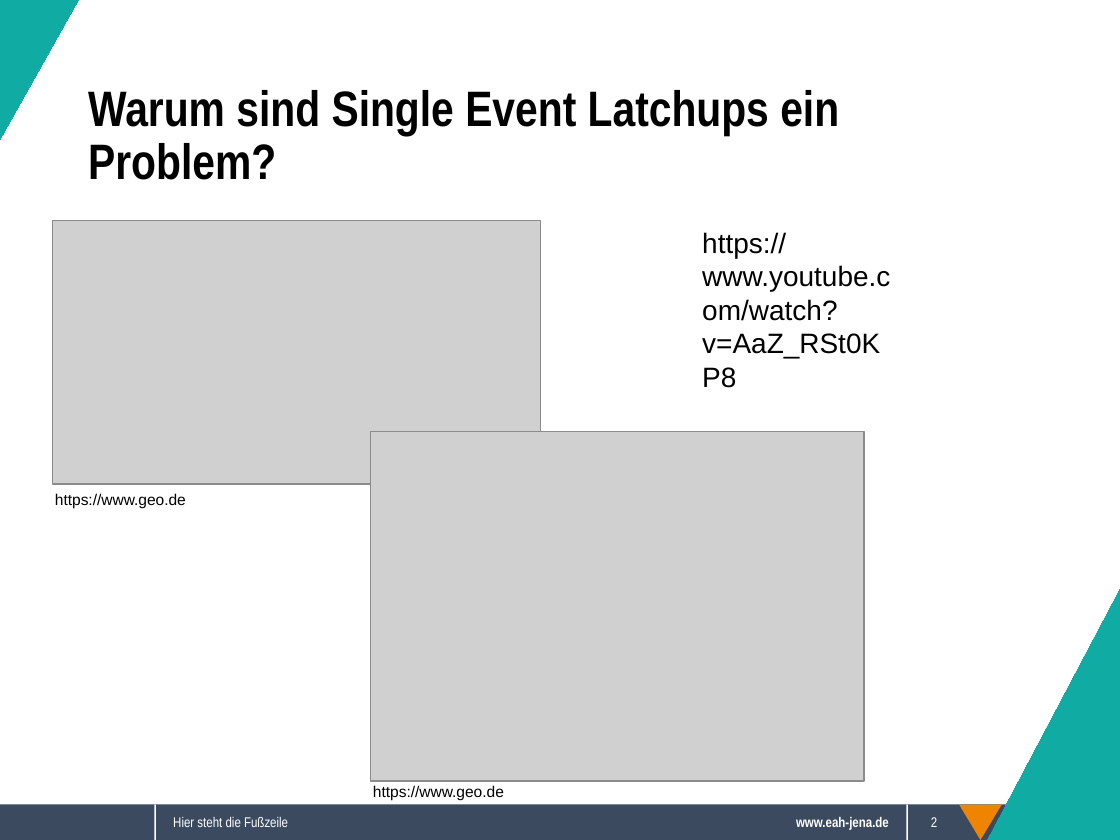
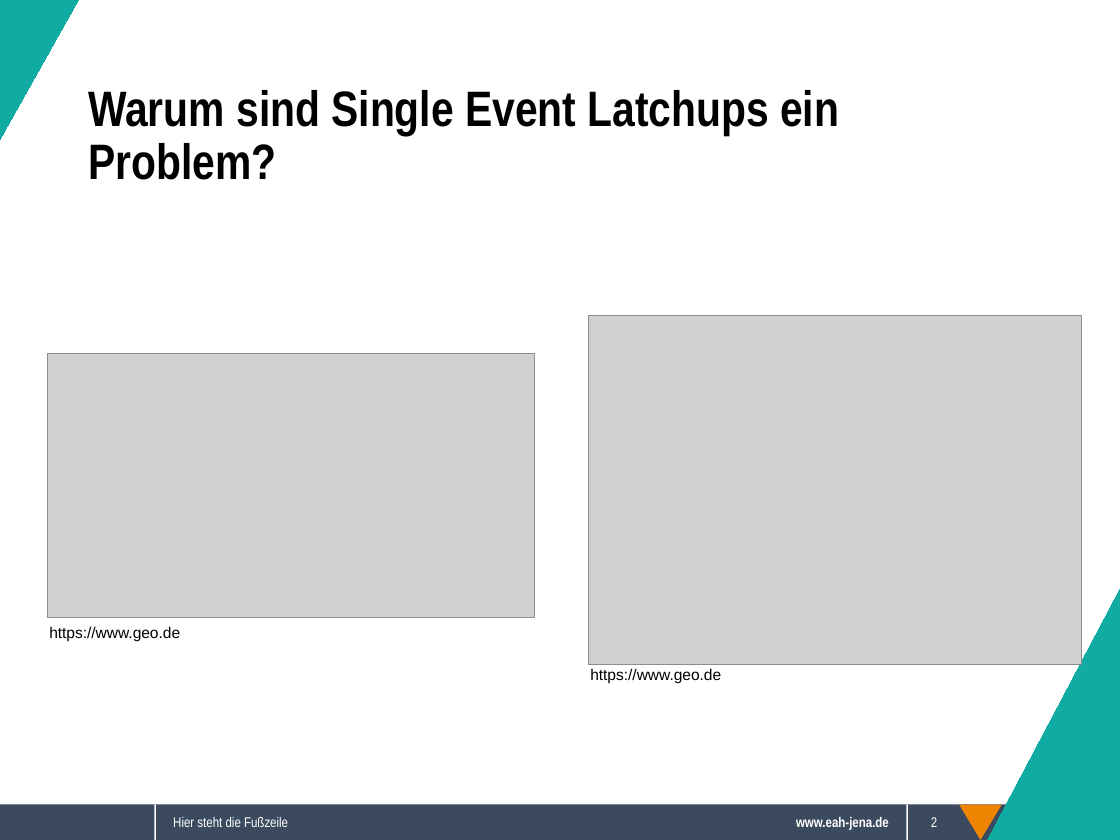
Before and after one commit to Sappy5053/Komplexpraktikum, a slide deck: slide 2 of Präsentation.odp. Drawn at 1120x840 pixels with LibreOffice and Linux fonts; fonts in the diff are those of the drawing; grey boxes stand for pictures; background and template pictures are left out. Boxes give left, top, right and bottom in pixels: in the first picture for what was removed or moved away, otherwise in the second. Text is boxed around its words. In the diff, an @@ line names an element or a change of style, - is before the commit and + after.

Commit message:
finished P

```diff
--- a/Präsentation.odp
+++ b/Präsentation.odp
@@ text removed at [702, 232, 890, 359] @@
-https://www.youtube.com/watch?v=AaZ_RSt0KP8
@@ picture: place and size @@
-picture at [53, 221, 540, 485]
+picture at [588, 315, 1081, 664]
@@ picture: place and size @@
-picture at [371, 432, 864, 782]
+picture at [47, 354, 534, 618]
@@ text "https://www.geo.de": place and size @@
-text "https://www.geo.de" at [55, 493, 186, 508]
+text "https://www.geo.de" at [49, 626, 180, 642]
@@ text "https://www.geo.de": place and size @@
-text "https://www.geo.de" at [373, 785, 504, 801]
+text "https://www.geo.de" at [590, 668, 721, 684]
```
Also in this commit, not shown: 2 other slides changed, 6 slides removed.
